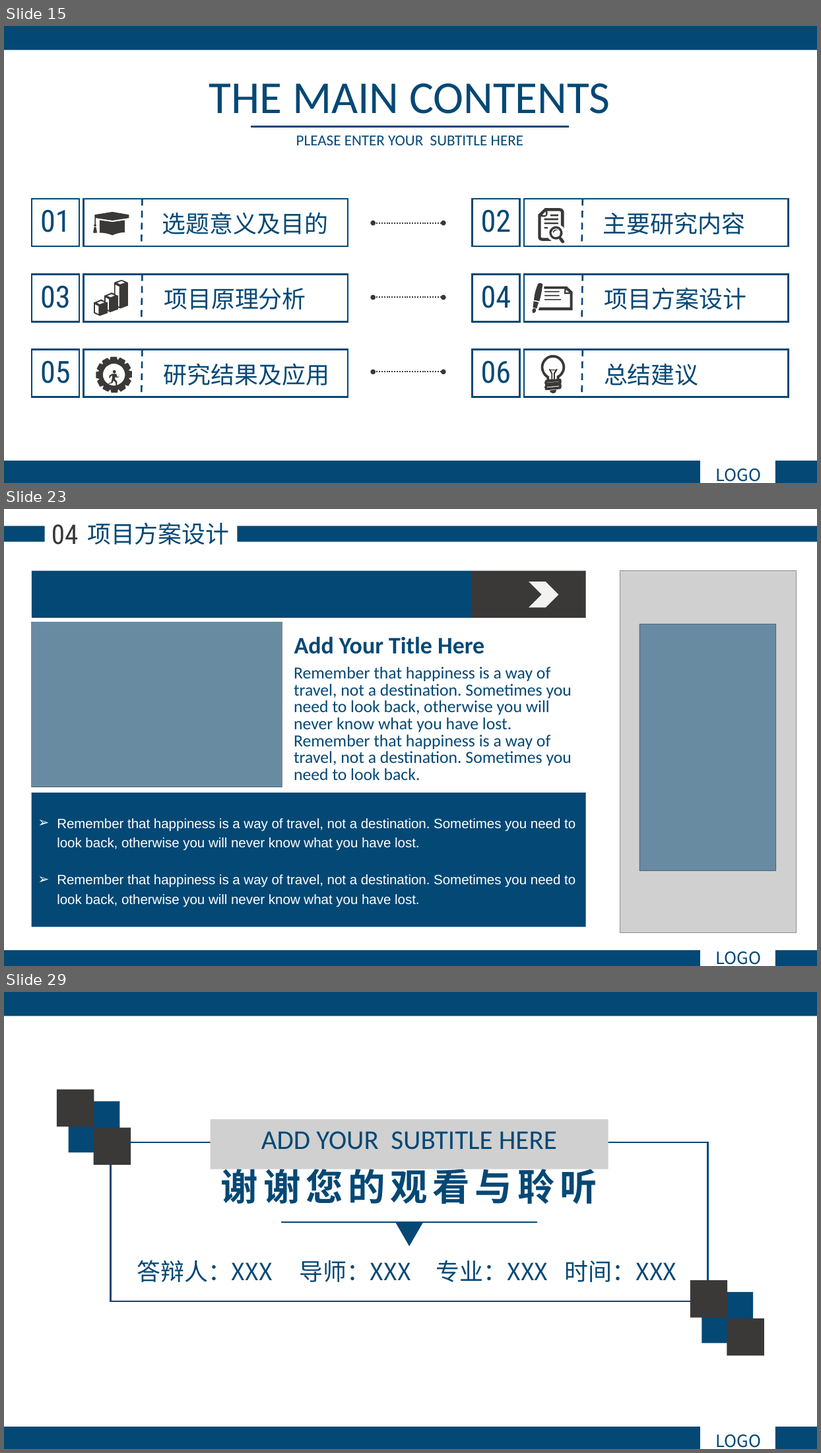
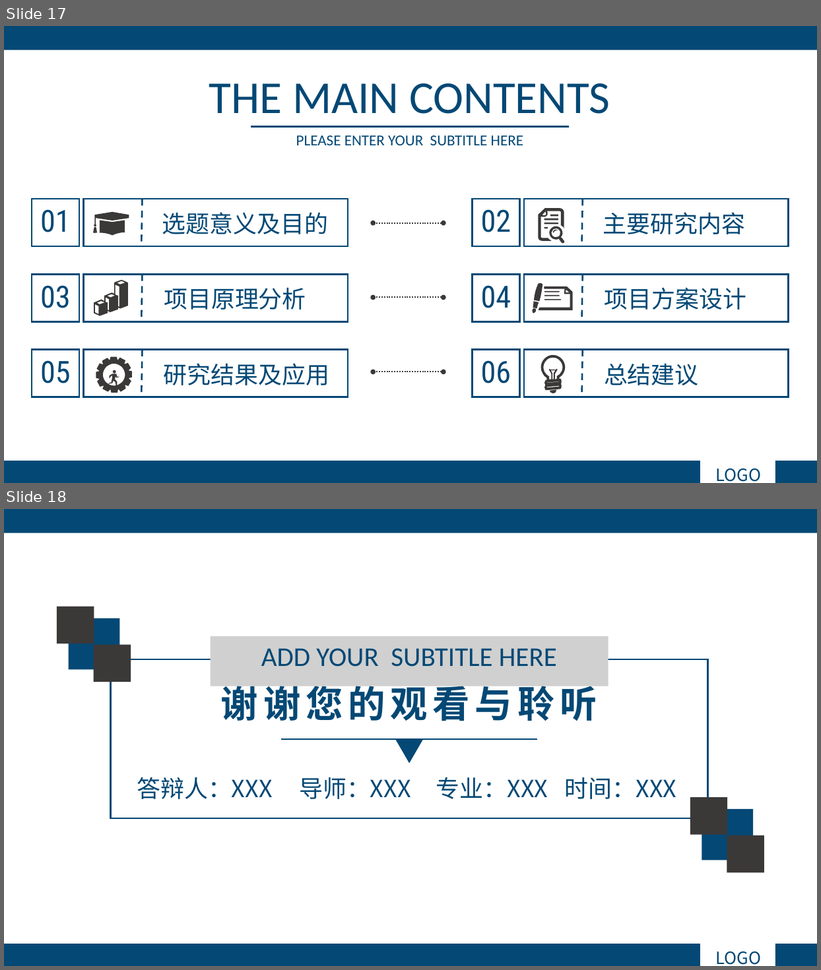
Before and after one commit to phuan-s/remote-repo, a slide deck: 研一上论文分享.pptx. Shown one above the other, each under a label of ours: slides 15, 23 and 29 before the commit, slides 17 and 18 after it; the slides between them are not shown. The pictures are 821x1453 and 821x970 pixels, drawn with LibreOffice and Linux fonts; fonts in the diff are those of the drawing; grey boxes stand for pictures. Boxes give left, top, right and bottom in pixels: in the first picture for what was removed or moved away, otherwise in the second. Text is boxed around its words. In the diff, an @@ line names an element or a change of style, - is before the commit and + after.

```diff
--- a/研一上论文分享.pptx
+++ b/研一上论文分享.pptx
@@ slide 23 removed at (4,509,817,966), background #FFFFFF @@
@@ rectangle removed at (4,526,45,542) @@
@@ text removed at (52,524,78,545) @@
-04
@@ text removed at (87,522,229,545) @@
-项目方案设计
@@ rectangle removed at (237,526,817,542) @@
@@ rectangle removed at (32,570,472,618) @@
@@ rectangle removed at (472,570,586,618) @@
@@ chevron removed at (529,582,559,608) @@
@@ picture removed at (620,570,797,933) @@
@@ picture removed at (32,623,282,787) @@
@@ rectangle removed at (32,623,282,787) @@
@@ rectangle removed at (640,625,776,871) @@
@@ picture removed at (640,624,776,871) @@
@@ text removed at (294,636,484,654) @@
-Add Your Title Here
@@ text removed at (294,667,572,781) @@
-Remember that happiness is a way of travel, not a destination. Sometimes you need to look back, otherwise you will never know what you have lost. Remember that happiness is a way of travel, not a destination. Sometimes you need to look back.
@@ rectangle removed at (32,793,586,927) @@
@@ text removed at (57,819,576,851) @@
-➢ Remember that happiness is a way of travel, not a destination. Sometimes you need to look back, otherwise you will never know what you have lost.
@@ text removed at (57,875,576,907) @@
-➢ Remember that happiness is a way of travel, not a destination. Sometimes you need to look back, otherwise you will never know what you have lost.
@@ rectangle removed at (4,951,700,966) @@
@@ text removed at (715,952,761,965) @@
-LOGO
@@ rectangle removed at (776,951,817,966) @@
@@ what was slide 15 is now slide 17 @@
@@ what was slide 29 is now slide 18 @@
```
Also in this commit, not shown: 2 slides changed, 1 slide added, 11 other slides removed.
